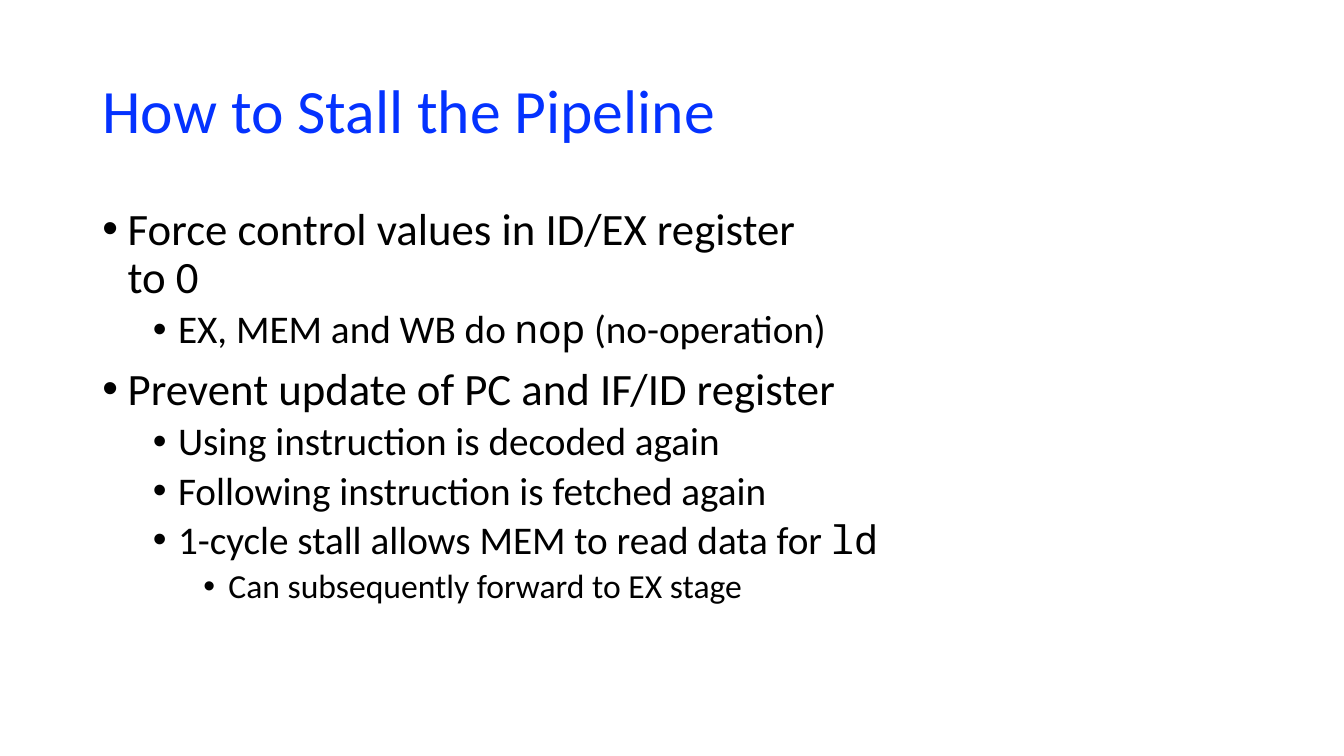
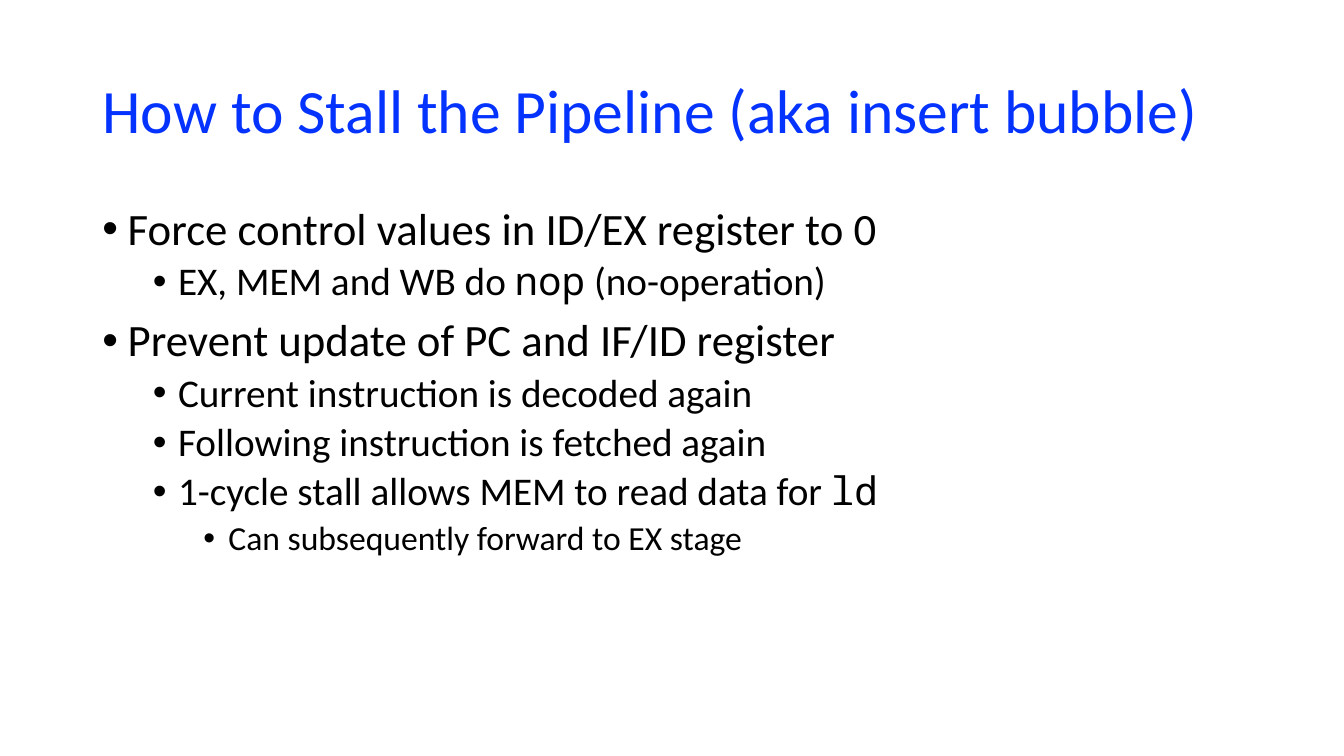
Before and after one commit to NYU-CSO/nyu-cso.github.io, a slide deck: slide 14 of notes/arch-cpu-pipeline.pptx (slide 37 before the commit). Drawn at 1344x756 pixels with LibreOffice and Linux fonts; fonts in the diff are those of the drawing. Boxes give left, top, right and bottom in pixels: in the first picture for what was removed or moved away, otherwise in the second. Text is boxed around its words. In the diff, an @@ line names an element or a change of style, - is before the commit and + after.

```diff
--- a/notes/arch-cpu-pipeline.pptx
+++ b/notes/arch-cpu-pipeline.pptx
@@ title at [102,88,1197,143]: text changed @@
-How to Stall the Pipeline
+How to Stall the Pipeline (aka insert bubble)
@@ text at [178,379,752,414]: text changed @@
-  • Using instruction is decoded again
+  • Current instruction is decoded again
```
Also in this commit, not shown: 10 other slides changed, 16 slides added, 24 slides removed, 3 other files.
